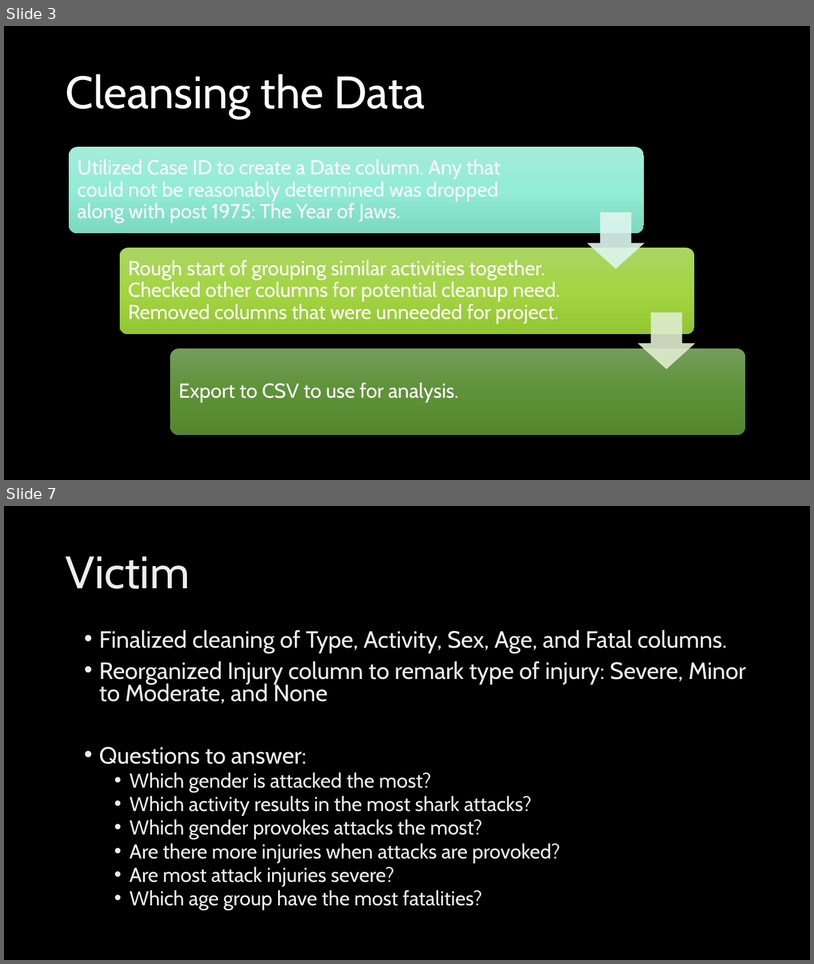
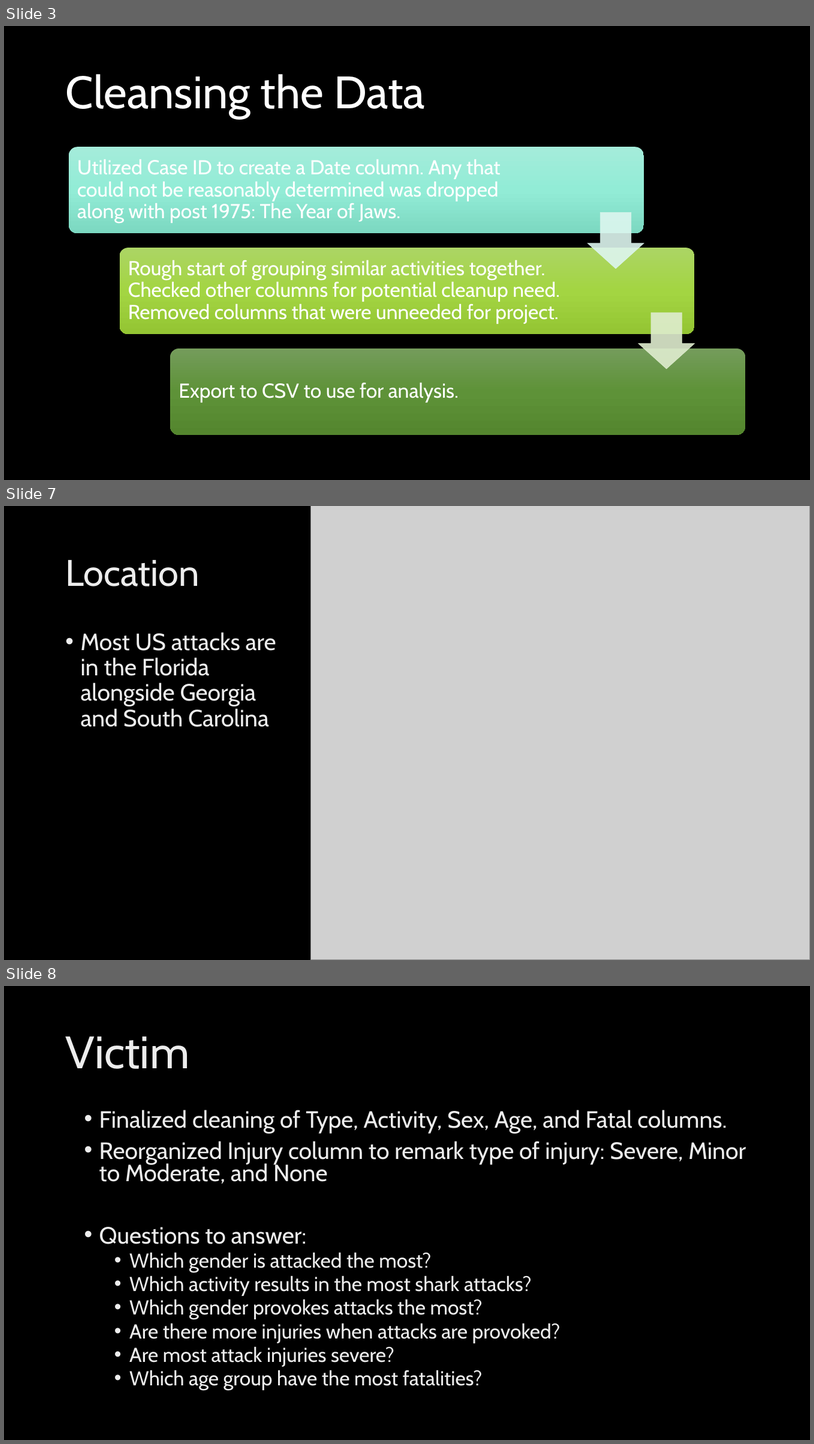
Before and after one commit to staceyj118/Shark-Attacks, a slide deck: Presentation.pptx. Shown one above the other, each under a label of ours: slides 3 and 7 before the commit, slides 3, 7 and 8 after it; the slides between them are not shown. The pictures are 814x964 and 814x1444 pixels, drawn with LibreOffice and Linux fonts; fonts in the diff are those of the drawing; grey boxes stand for pictures; background and template pictures are left out. Boxes give left, top, right and bottom in pixels: in the first picture for what was removed or moved away, otherwise in the second. Text is boxed around its words. In the diff, an @@ line names an element or a change of style, - is before the commit and + after.

```diff
--- a/Presentation.pptx
+++ b/Presentation.pptx
@@ slide 7 added at bbox=[4, 506, 810, 960], background picture (left out) @@
@@ rectangle added at bbox=[4, 506, 311, 960], fill #000000 @@
@@ picture added at bbox=[311, 506, 810, 960] @@
@@ title added at bbox=[65, 560, 199, 586], 44 pt, text gradient #BFBFBF to #EDEDED to #FFFFFF @@
+Location
@@ text added at bbox=[81, 632, 276, 727], 28 pt, text gradient #BFBFBF to #EDEDED to #FFFFFF @@
+• Most US attacks are in the Florida alongside Georgia and South Carolina
@@ what was slide 7 is now slide 8 @@
```
Also in this commit, not shown: 2 slides changed, 1 other slide added, 1 slide removed.
